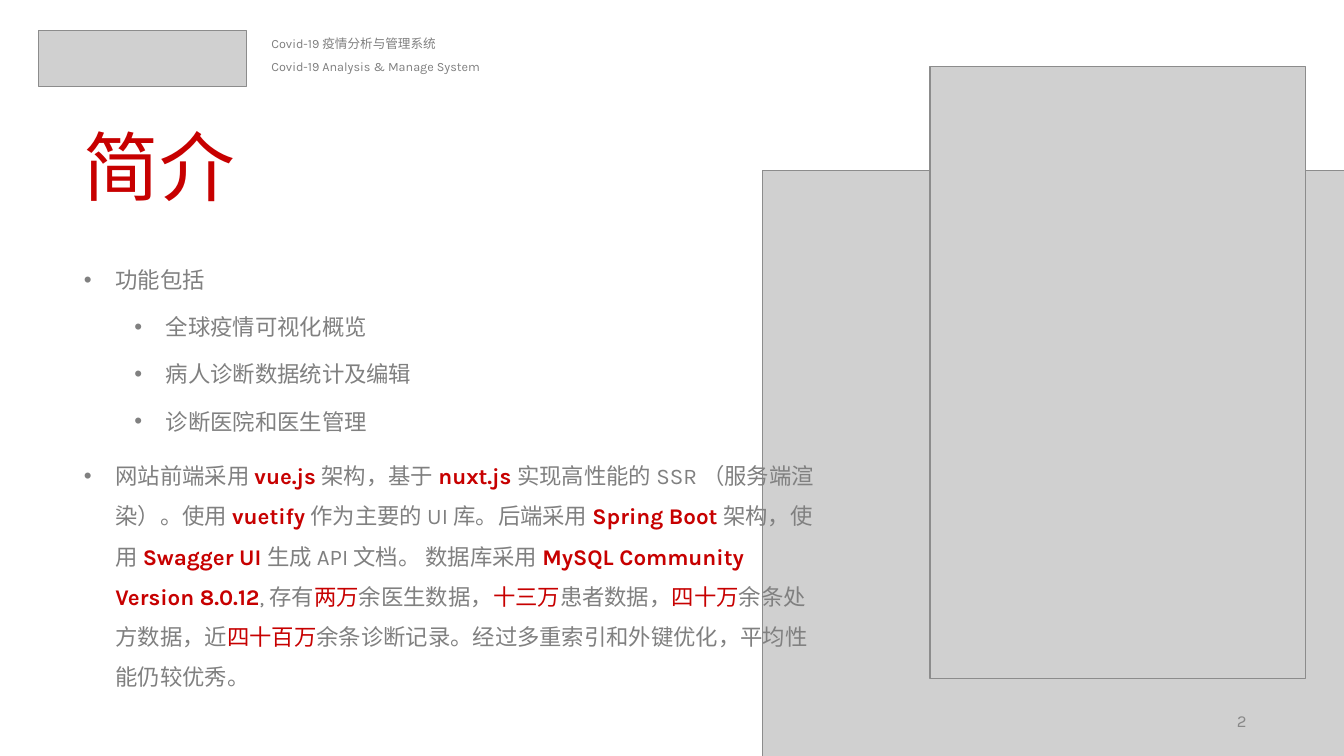
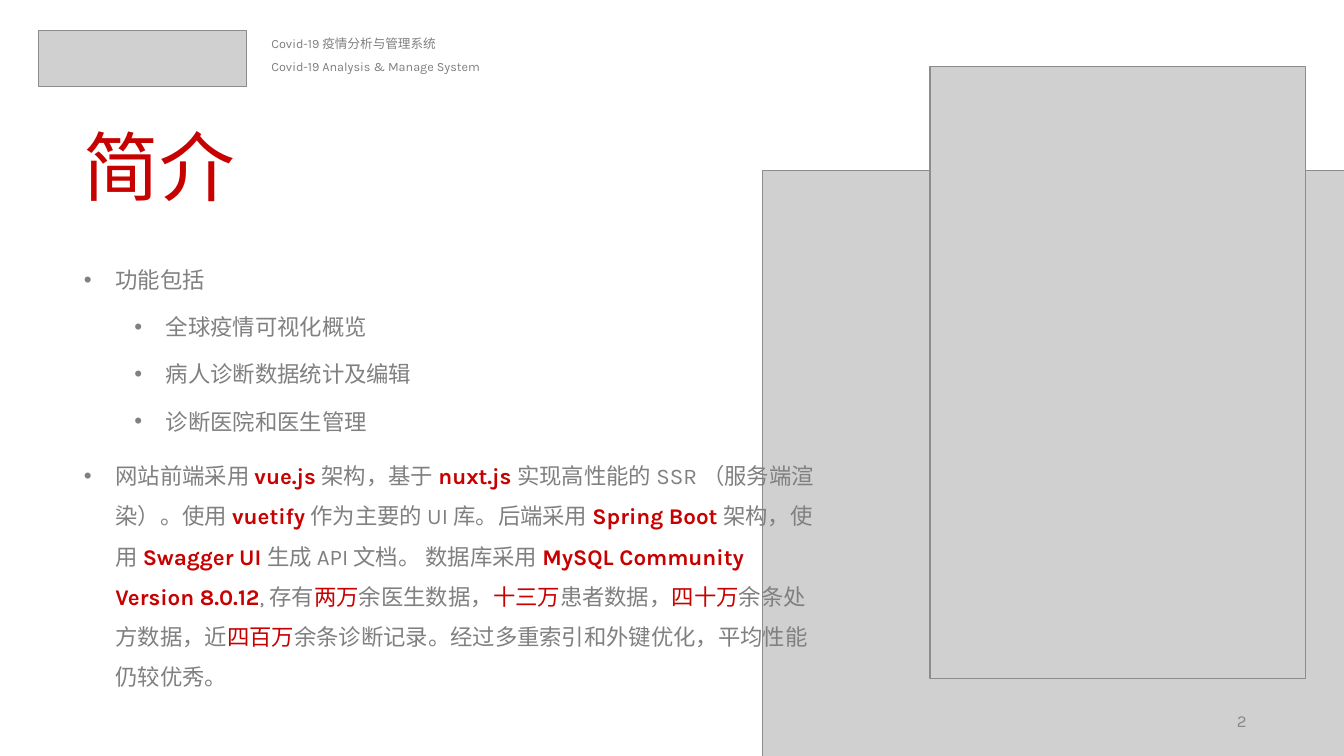
Before and after one commit to billchen2k/Covid19, a slide deck: slide 2 of docs/report.pptx. Drawn at 1344x756 pixels with LibreOffice and Linux fonts; fonts in the diff are those of the drawing; grey boxes stand for pictures. Boxes give left, top, right and bottom in pixels: in the first picture for what was removed or moved away, otherwise in the second. Text is boxed around its words. In the diff, an @@ line names an element or a change of style, - is before the commit and + after.

```diff
--- a/docs/report.pptx
+++ b/docs/report.pptx
@@ text at (115,462,814,687): text changed @@
-• 网站前端采用 vue.js 架构，基于 nuxt.js 实现高性能的 SSR （服务端渲染）。使用 vuetify 作为主要的 UI 库。后端采用 Spring Boot 架构，使用 Swagger UI 生成 API 文档。 数据库采用 MySQL Community Version 8.0.12, 存有两万余医生数据，十三万患者数据，四十万余条处方数据，近四十百万余条诊断记录。经过多重索引和外键优化，平均性能仍较优秀。
+• 网站前端采用 vue.js 架构，基于 nuxt.js 实现高性能的 SSR （服务端渲染）。使用 vuetify 作为主要的 UI 库。后端采用 Spring Boot 架构，使用 Swagger UI 生成 API 文档。 数据库采用 MySQL Community Version 8.0.12, 存有两万余医生数据，十三万患者数据，四十万余条处方数据，近四百万余条诊断记录。经过多重索引和外键优化，平均性能仍较优秀。
```
Also in this commit, not shown: 4 other slides changed, 2 other files.
